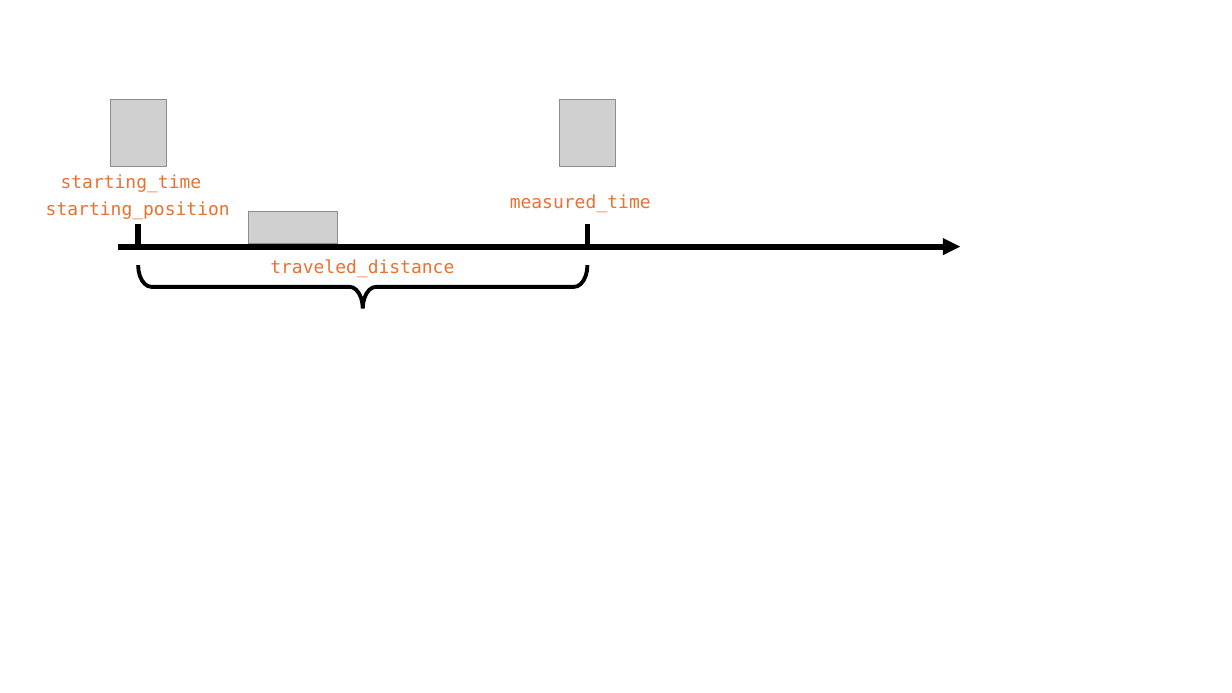
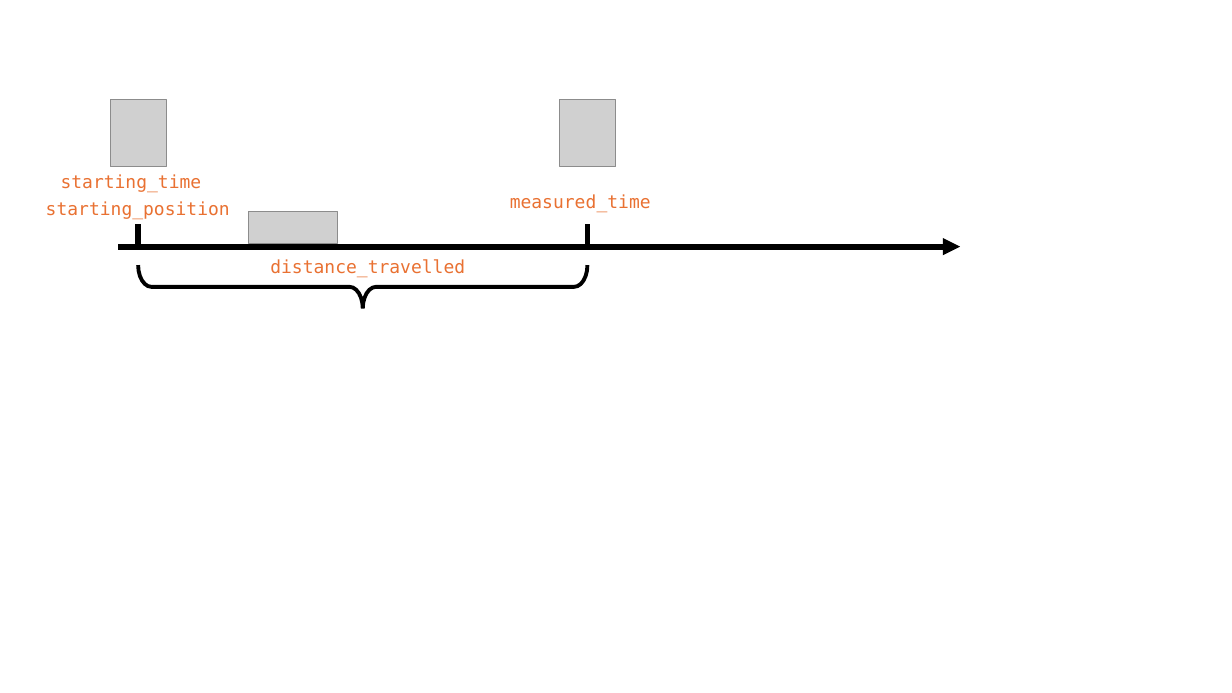
Before and after one commit to idiraitsadoune/idiraitsadoune.github.io, a slide deck: slide 1 of recherche/seminars/img/motivating-example.pptx. Drawn at 1232x693 pixels with LibreOffice and Linux fonts; fonts in the diff are those of the drawing; grey boxes stand for pictures. Boxes give left, top, right and bottom in pixels: in the first picture for what was removed or moved away, otherwise in the second. Text is boxed around its words. In the diff, an @@ line names an element or a change of style, - is before the commit and + after.

Commit message:
last version of the LMF seminar slides

```diff
--- a/recherche/seminars/img/motivating-example.pptx
+++ b/recherche/seminars/img/motivating-example.pptx
@@ text at (x1=270, y1=259, x2=465, y2=278): text changed @@
-traveled_distance
+distance_travelled
```
Also in this commit, not shown: 3 other files.
